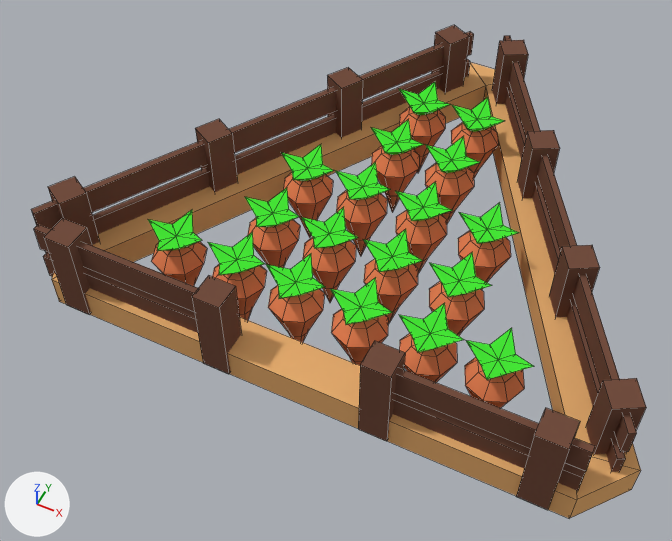
Two versions of the Blender file Assets/Models/farmland.blend, one commit apart.
Camera for both pictures: a 50 mm lens placed at (7.5, -18.2, 21.7), pointed at (-1.4, -0.4, -0.5). The axes (+X, +Y, +Z) are drawn at lower left. The lights are the same throughout. Mesh edges are drawn as thin lines.

The scene before the commit, as lines of its bpy script (objects in view):
```python
me_plane_001 = bpy.data.meshes.new('Plane.001')
me_plane_001.from_pydata(...)  # 18 vertices, 21 faces; spans x -8.9..9.1, y -5.7..9.9, z -0.5..0.5
me_plane_001.materials.append(mat_woody)  # orange #e7ae70
me_untitled = bpy.data.meshes.new('Untitled')
me_untitled.from_pydata(...)  # 160 vertices, 104 faces; spans x -9.0..8.6, y -5.8..9.6, z 0.1..3.1
me_untitled.materials.append(mat_fence)  # its picture is missing
me_untitled_001 = bpy.data.meshes.new('Untitled.001')
me_untitled_001.from_pydata(...)  # 649 vertices, 864 faces; spans x -6.58..5.42, y -4.08..6.8, z -1.17..2.3
# faces by material slot: [576, 288]
me_untitled_001.materials.append(mat_carrot_001)  # orange #e78255
me_untitled_001.materials.append(mat_carrotleap_001)  # green #46e737
ob_carrot2 = bpy.data.objects.new('carrot2', me_untitled_001)
ob_carrot2.location = (0.33, -0.19, 0.0)
ob_fence = bpy.data.objects.new('fence', me_untitled)
ob_fence.location = (0.0, 0.0, 0.0)
ob_plane = bpy.data.objects.new('Plane', me_plane_001)
ob_plane.location = (-0.04, 0.02, 0.48)
```
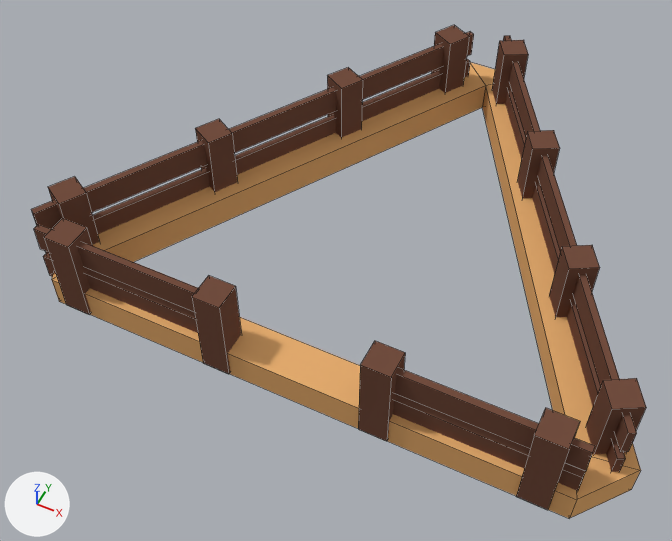
Boxes (x1, y1, x2, y2) around the edits, measured in the pictures (672 x 541 px):
'carrot2', deleted
    before: (148, 82, 533, 408)
    faces in mat_carrot_001 (orange #e78255): (152, 107, 524, 408)
    faces in mat_carrotleap_001 (green #46e737): (148, 82, 533, 380)

Patch to the scene script:
```diff
--- a/Assets/Models/farmland.blend.py
+++ b/Assets/Models/farmland.blend.py
@@ ob_carrot2 @@
-ob_carrot2 = bpy.data.objects.new('carrot2', me_untitled_001)
-ob_carrot2.location = (0.33, -0.19, 0.0)
```
